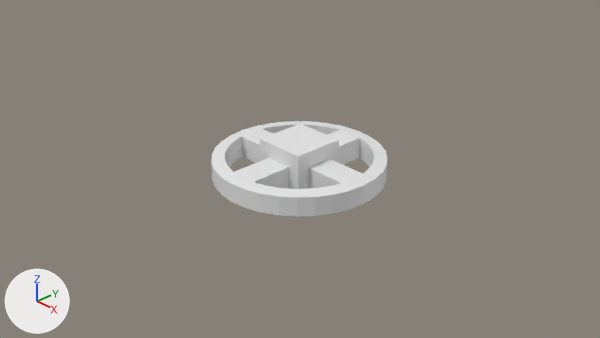
One commit to the Blender file meshes/space_station.blend: the scene before it, then after it.
The view is the same before and after, from the file's camera 'Camera'. Lighting does not change. The marker at lower left points along +X, +Y and +Z.

Before the edit, the objects in view are built like this:
```python
me_cube_001 = bpy.data.meshes.new('Cube.001')
me_cube_001.from_pydata(...)  # a box spanning x -1.0..1.0, y -1.0..1.0, z -1.0..1.0
me_cylinder = bpy.data.meshes.new('Cylinder')
me_cylinder.from_pydata(...)  # 154 vertices, 153 faces; spans x -1.18..1.18, y -1.18..1.18, z -0.16..0.16
ob_cube = bpy.data.objects.new('Cube', me_cube_001)
ob_cube.location = (0.0, 0.0, 0.0)
ob_cube.scale = (0.374, 0.374, 0.374)
ob_cylinder = bpy.data.objects.new('Cylinder', me_cylinder)
ob_cylinder.location = (0.0, 0.0, 0.0)
```
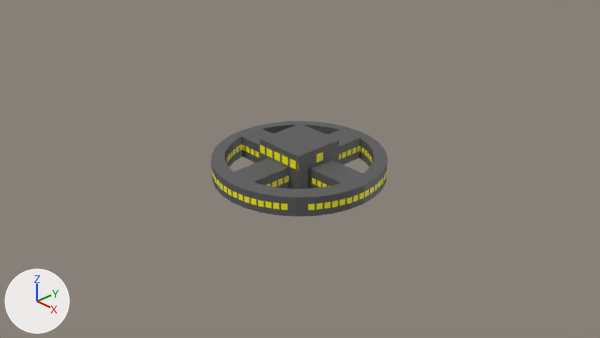
Diff of the bpy script that builds the scene:
```diff
--- a/meshes/space_station.blend.py
+++ b/meshes/space_station.blend.py
@@ img_station_windows_png @@
+img_station_windows_png = load_image('station_windows.png', '../textures/station_windows.png', 256, 256, 'sRGB')
@@ mat_stationmaterial @@
+mat_stationmaterial = principled_material('StationMaterial')
+mat_stationmaterial.texture = img_station_windows_png
@@ me_cylinder @@
 me_cylinder.from_pydata(...)  # 154 vertices, 153 faces; spans x -1.18..1.18, y -1.18..1.18, z -0.16..0.16
 # used by ob_cylinder; location = (0.0, 0.0, 0.0)
+# me_cylinder part 1: texture (UV) coordinates of 153 of 153 faces, centred in x -1.17..1.17, y -1.17..1.17, z -0.16..0.16, changed; they spanned u 0.0..1.0, v 0.0..1.0 and now span u -1.51..2.49, v 0.37..0.53
+me_cylinder.materials.append(mat_stationmaterial)  # picture img_station_windows_png
@@ me_cube_001 @@
 me_cube_001.from_pydata(...)  # 8 vertices, 6 faces; spans x -1.0..1.0, y -1.0..1.0, z -1.0..1.0
+me_cube_001.materials.append(mat_stationmaterial)  # picture img_station_windows_png
```

Boxes (x1, y1, x2, y2) around the edits, measured in the pictures (600 x 338 px):
'Cylinder', recoloured, surface changed (white to grey)
    both: (211, 121, 388, 217)
'Cube', recoloured (white to grey)
    both: (260, 124, 339, 189)
